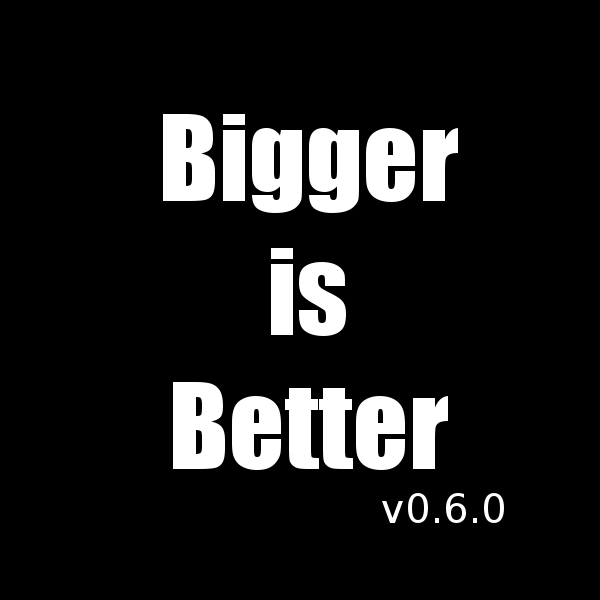
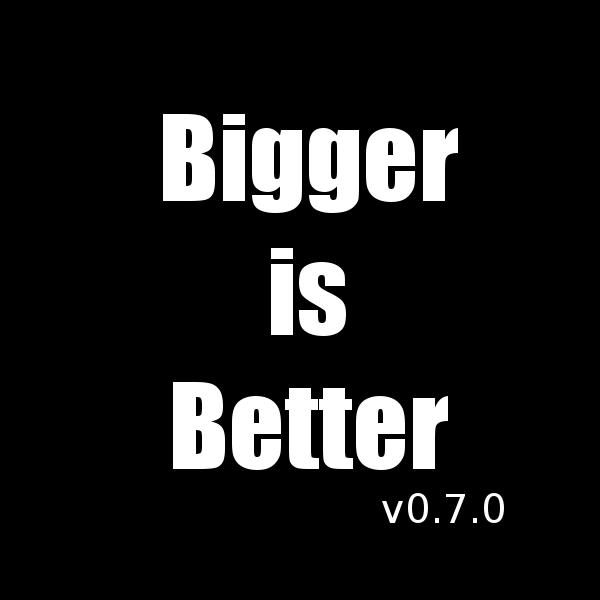
The second 600x600 image is a revision of the first. Changes to its layers:
renamed "v0.6.0" to "v0.7.0", painted on it over <box>446,493,466,523</box>
